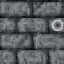
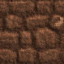
Comparing the layer stacks of the two 64x64 images. Changes:
showed "Presse-papiers #4" over <box>54,17,60,23</box>
showed "Presse-papiers #3" over <box>54,17,63,26</box>
hid "Calque #1" over <box>52,20,63,31</box>
hid "castle_pavement_brick.png" over <box>0,0,64,64</box>
showed "castle_stonewall.png" over <box>0,0,64,64</box>
showed "Copie de Presse-papiers" over <box>0,0,64,64</box>
